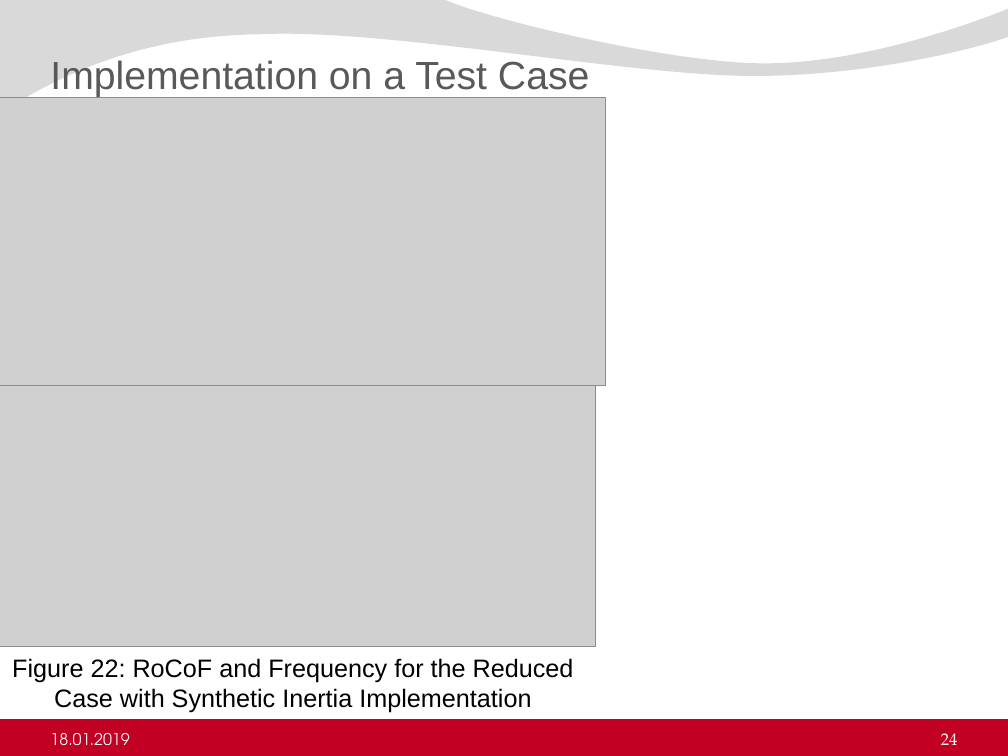
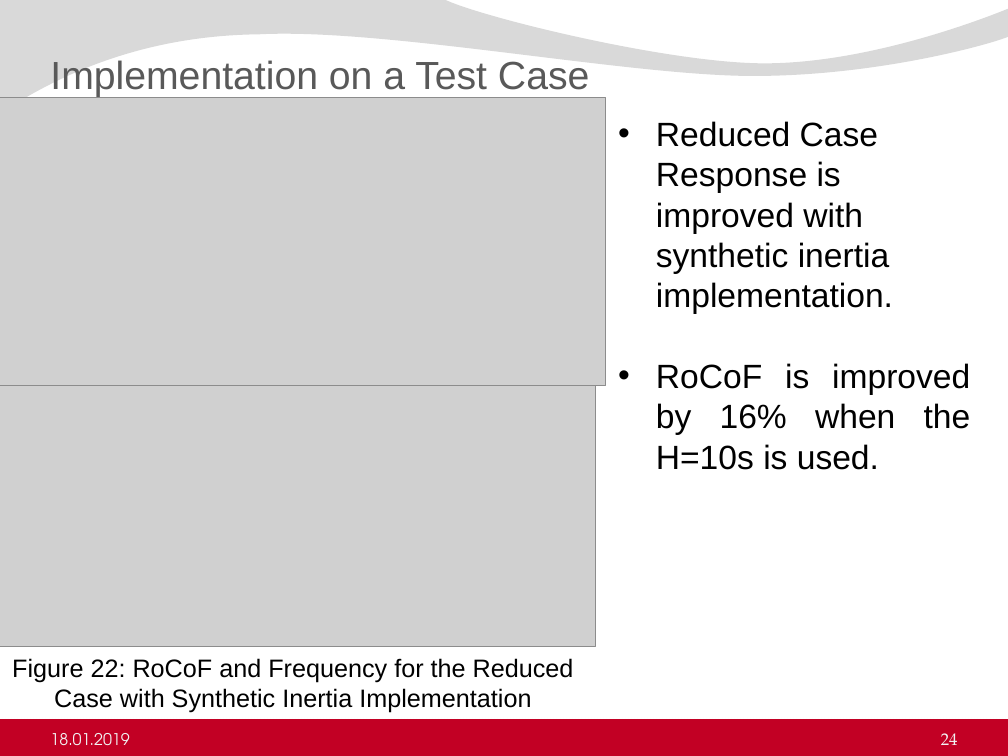
Before and after one commit to ErencanDuymaz/Research, a slide deck: slide 24 of Thesis/Thesis Defence/Erencan_Duymaz_thesis_defence.pptx. Drawn at 1008x756 pixels with LibreOffice and Linux fonts; fonts in the diff are those of the drawing; grey boxes stand for pictures; background and template pictures are left out. Boxes give left, top, right and bottom in pixels: in the first picture for what was removed or moved away, otherwise in the second. Text is boxed around its words. In the diff, an @@ line names an element or a change of style, - is before the commit and + after.

```diff
--- a/Thesis/Thesis Defence/Erencan_Duymaz_thesis_defence.pptx
+++ b/Thesis/Thesis Defence/Erencan_Duymaz_thesis_defence.pptx
@@ text added at box(656, 121, 971, 470), 24 pt, text #000000 @@
+• Reduced Case Response is improved with synthetic inertia implementation.
+• RoCoF is improved by 16% when the H=10s is used.
```
Also in this commit, not shown: 14 other slides changed, 1 slide added, 2 other files.
